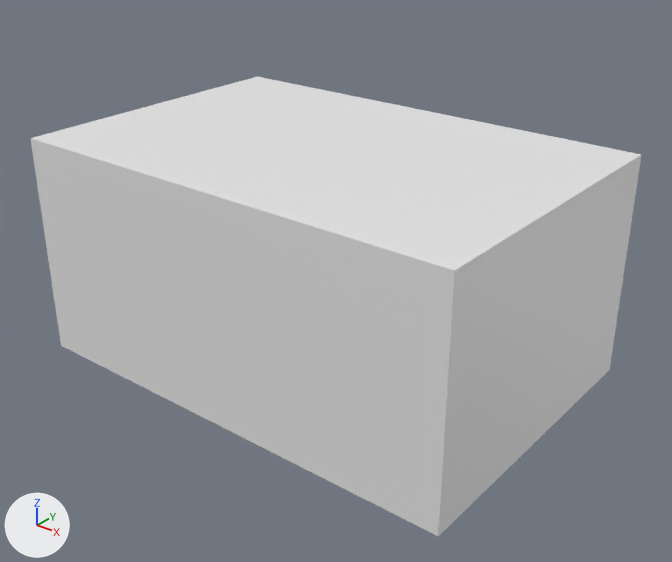
An edit to the glTF model Model3d/glb/C04-01188B.glb, drawn before and after from the same camera.
Rendered twice from a 50 mm camera at (0.001934, -0.001239, 0.001246) aimed at (0.000655, 0.000361, 0.000254). Arrows for +X, +Y and +Z are at lower left; the lights stay in place. The older version comes first. Where no turn or scale is listed for an object, it has been applied to the vertices. Vertices at exactly the same position are counted once.

In view in the first picture: 'OpenSCAD Model'.
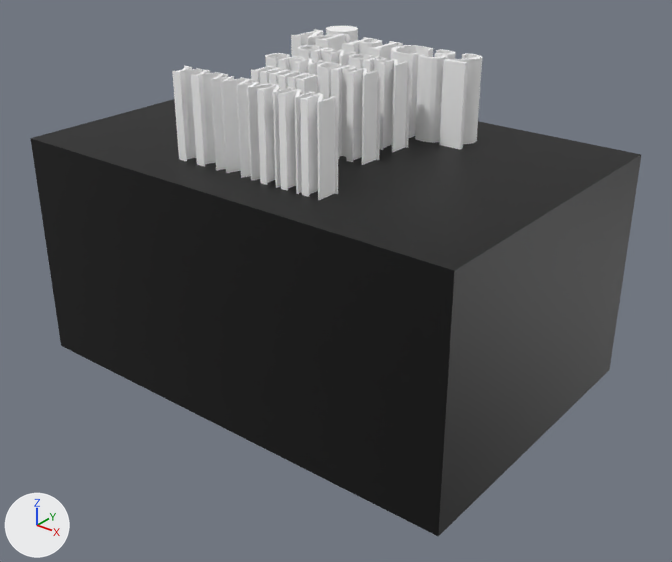
Where the change shows, as pixel boxes [x1, y1, x2, y2] in the pictures (672 x 562 px):
```json
{"object": "OpenSCAD Model", "change": "reshaped", "before": [30, 77, 641, 536], "after": [30, 26, 641, 536], "on screen": "11% taller"}
{"part": 1, "of": "me_openscad_model", "change": "added", "after": [31, 26, 641, 271]}
{"part": 2, "of": "me_openscad_model", "change": "recoloured", "before": [30, 138, 641, 536], "after": [30, 138, 641, 536], "on screen": "white to black"}
```

The change, as JSON lines over the scene's bpy script:
```json
{"op": "add", "block": "mat_color_2", "code": ["mat_color_2 = principled_material('Color 2')", "mat_color_2.base_color = (1.0, 1.0, 1.0)  # white #ffffff"]}
{"op": "add", "block": "mat_color_1", "code": ["mat_color_1 = principled_material('Color 1')", "mat_color_1.base_color = (0.0, 0.0, 0.0)  # black #000000"]}
{"block": "me_openscad_model", "where": "# used by ob_openscad_model"}
{"op": "remove", "block": "me_openscad_model", "code": "me_openscad_model.from_pydata(...)  # 8 vertices, 12 faces; spans x 0.0..0.0012, y 0.0..0.0008, z 0.0..0.000575"}
{"op": "add", "block": "me_openscad_model", "code": "me_openscad_model.from_pydata(...)  # 1505 vertices, 3006 faces; spans x 0.0..0.0012, y 0.0..0.0008, z 0.0..0.000775"}
{"block": "me_openscad_model", "change": "me_openscad_model part 1: 1497 vertices added at x 0.00034..0.000856, y 0.000113..0.00076, z 0.000575..0.000775"}
{"block": "me_openscad_model", "change": "me_openscad_model part 2: 10 faces spanning x 0.0..0.0012, y 0.0..0.0008, z 0.0..0.000575 switch from no material to mat_color_1 (black #000000)"}
{"op": "add", "block": "me_openscad_model", "code": "me_openscad_model.materials.append(mat_color_2)  # white #ffffff"}
```
